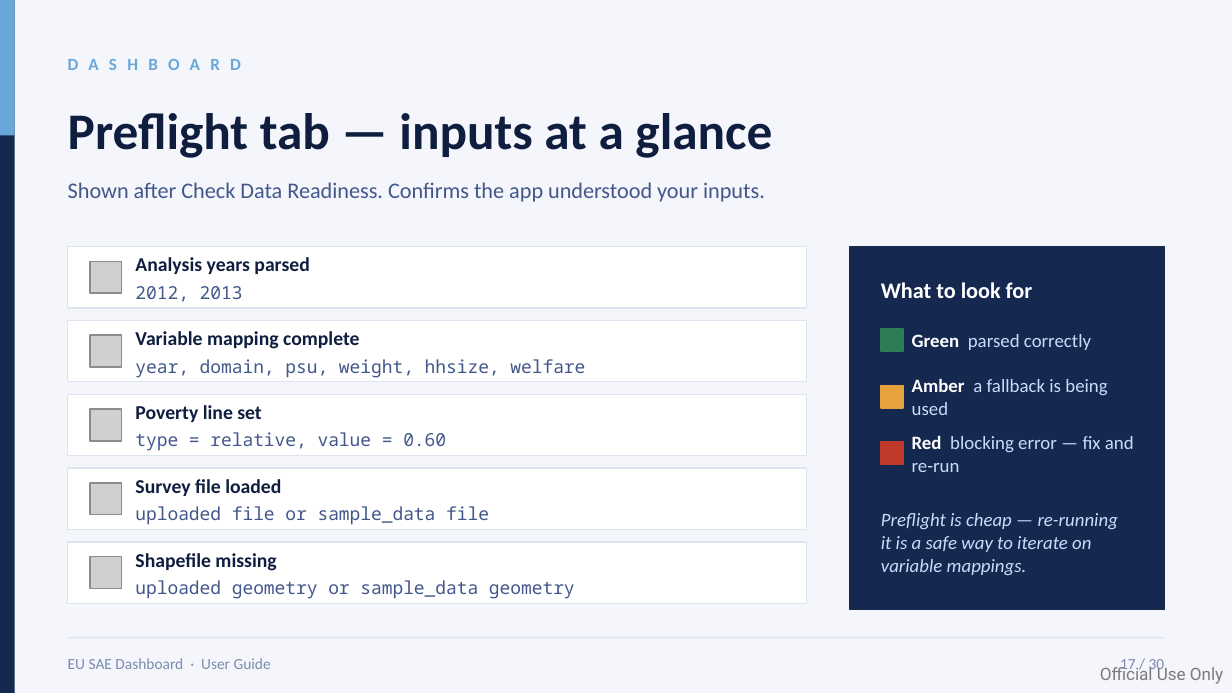
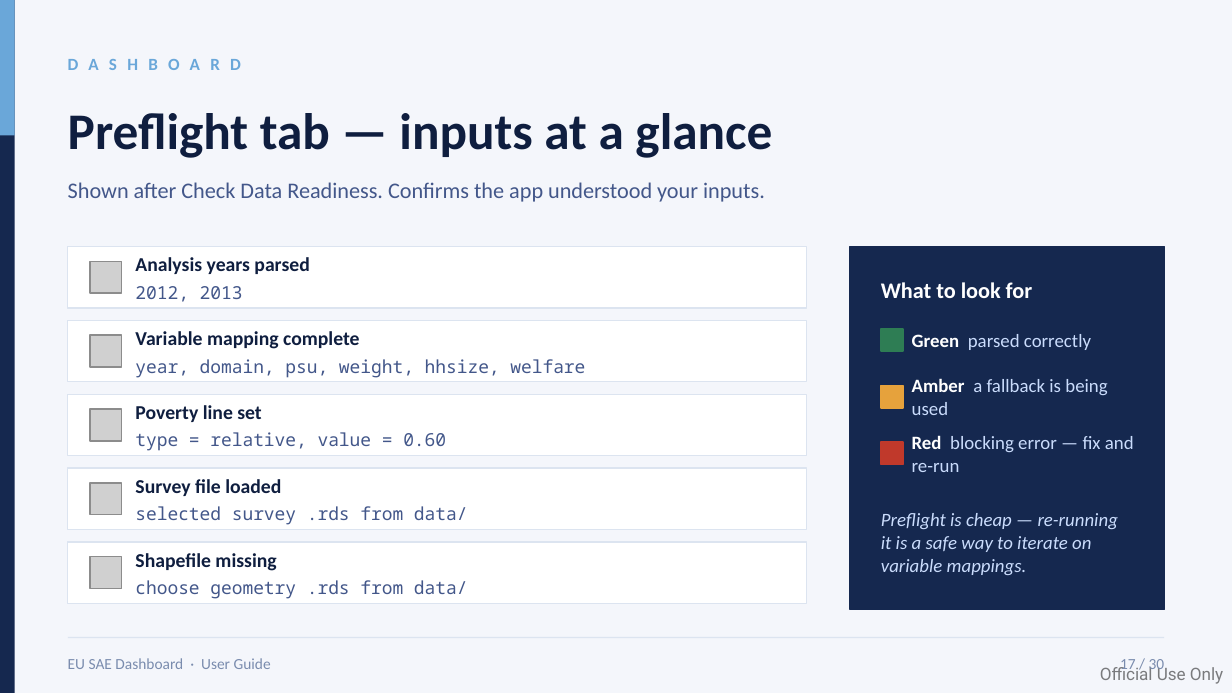
Before and after one commit to Noboyoshida227/EU_SAE_application_package, a slide deck: slide 17 of instructions/EU_SAE_User_Guide_Dashboard_v2.pptx. Drawn at 1232x693 pixels with LibreOffice and Linux fonts; fonts in the diff are those of the drawing; grey boxes stand for pictures. Boxes give left, top, right and bottom in pixels: in the first picture for what was removed or moved away, otherwise in the second. Text is boxed around its words. In the diff, an @@ line names an element or a change of style, - is before the commit and + after.

```diff
--- a/instructions/EU_SAE_User_Guide_Dashboard_v2.pptx
+++ b/instructions/EU_SAE_User_Guide_Dashboard_v2.pptx
@@ text at [135, 506, 468, 525]: text changed @@
-uploaded file or sample_data file
+selected survey .rds from data/
@@ text at [135, 580, 468, 599]: text changed @@
-uploaded geometry or sample_data geometry
+choose geometry .rds from data/
```
Also in this commit, not shown: 5 other slides changed, 1 other file.
